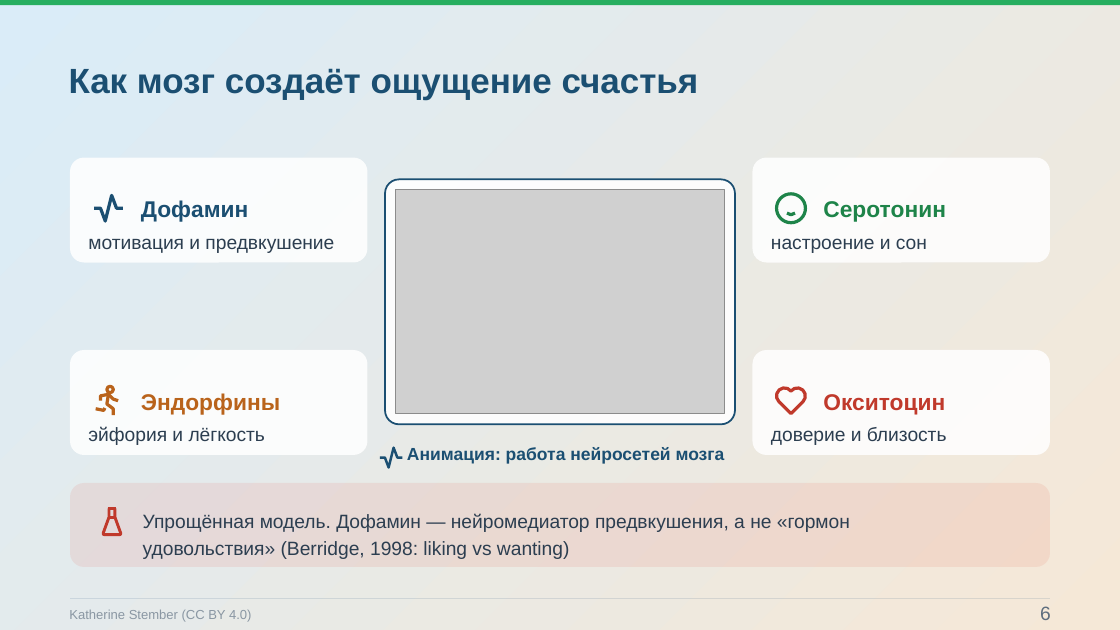
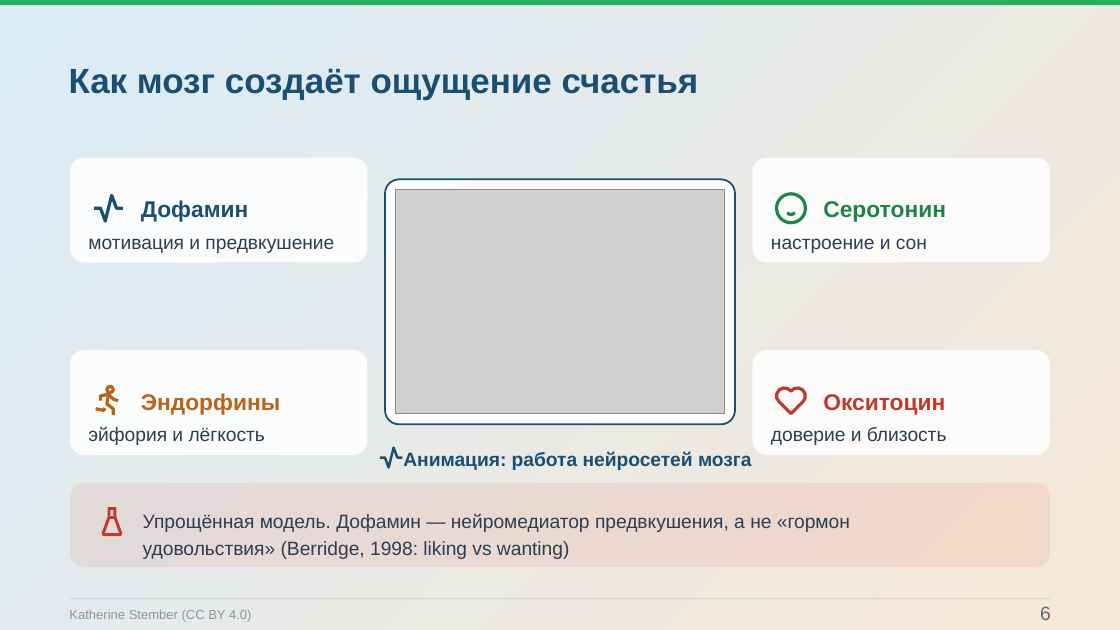
Before and after one commit to Pavel1778/Presentation-happy, a slide deck: slide 6 of Konceptsiya_schastya.pptx. Drawn at 1120x630 pixels with LibreOffice and Linux fonts; fonts in the diff are those of the drawing; grey boxes stand for pictures; background and template pictures are left out. Boxes give left, top, right and bottom in pixels: in the first picture for what was removed or moved away, otherwise in the second. Text is boxed around its words. In the diff, an @@ line names an element or a change of style, - is before the commit and + after.

```diff
--- a/Konceptsiya_schastya.pptx
+++ b/Konceptsiya_schastya.pptx
@@ text "Анимация: работа нейросетей мозга" at (403,451,752,470): size 15 to 16.5 pt @@
```
Also in this commit, not shown: 3 other slides changed, 17 other files.
